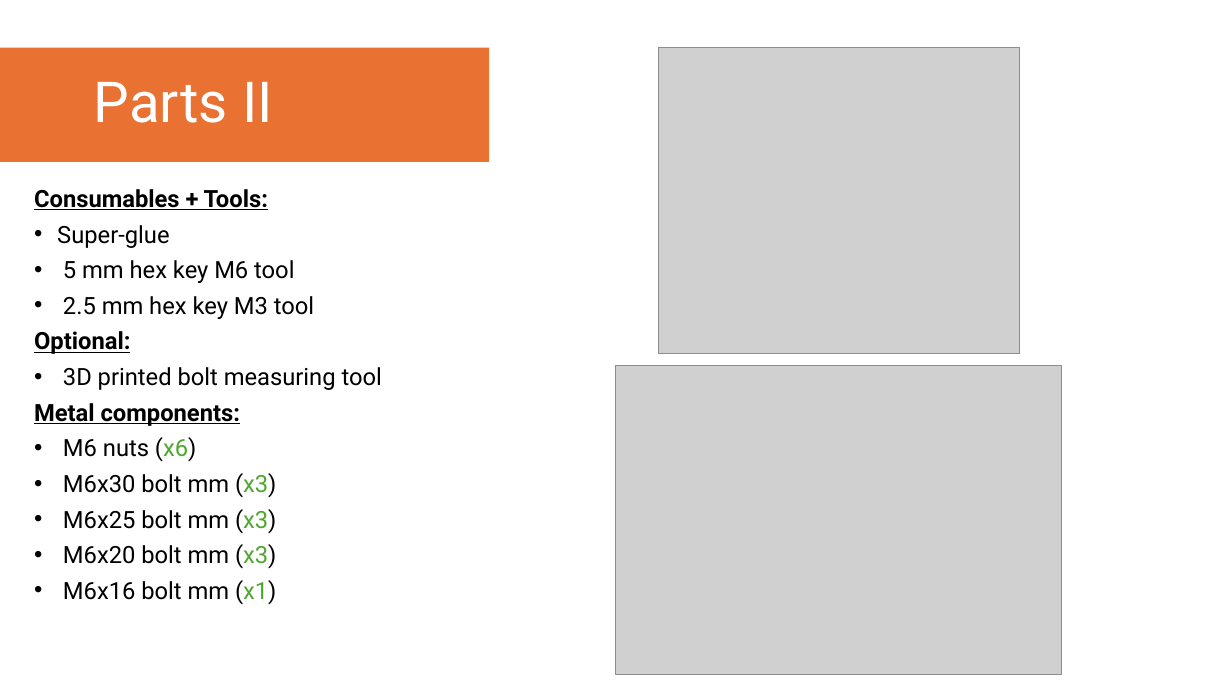
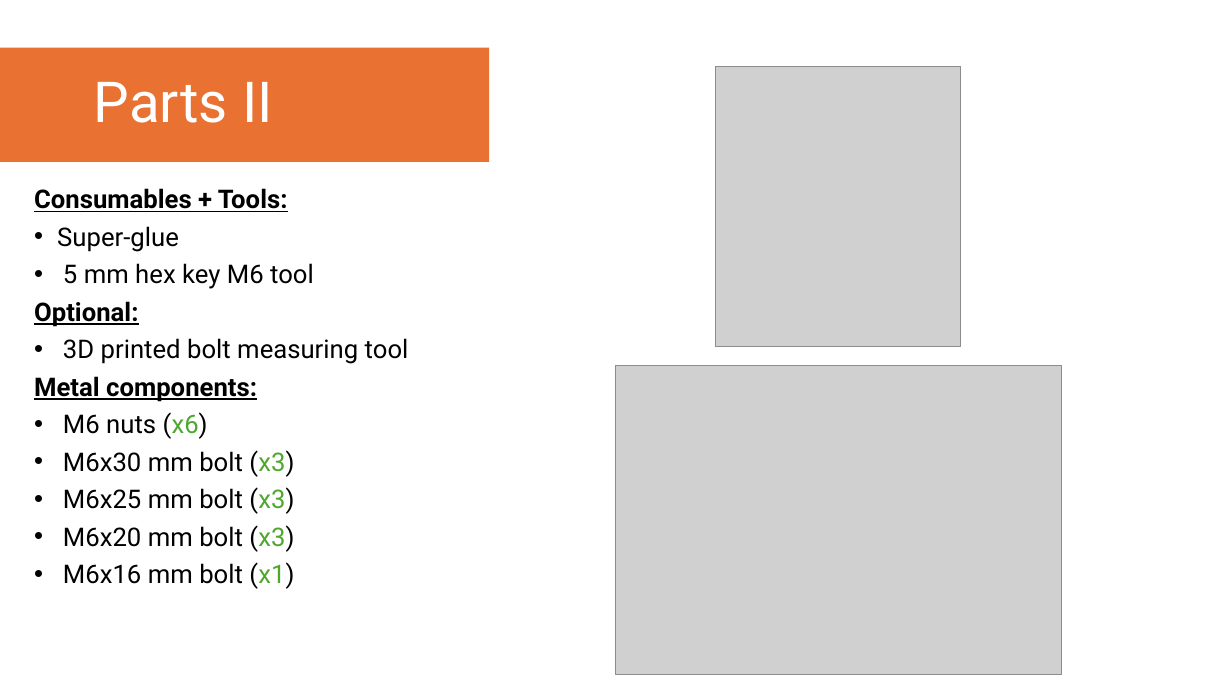
Before and after one commit to YoItsLewis/Open-Fourier-Ptychographic-Microscopy, a slide deck: slide 4 of Assembly Instructions/OpenFPM - Illuminator Assembly Instructions.pptx. Drawn at 1232x693 pixels with LibreOffice and Linux fonts; fonts in the diff are those of the drawing; grey boxes stand for pictures. Boxes give left, top, right and bottom in pixels: in the first picture for what was removed or moved away, otherwise in the second. Text is boxed around its words. In the diff, an @@ line names an element or a change of style, - is before the commit and + after.

Commit message:
Updated 3D Printed Files and Assembly Instructions
I have updated some of the 3D printed files and added microscope and electronic assembly instructions, and updated the illuminator assembly instructions.

```diff
--- a/Assembly Instructions/OpenFPM - Illuminator Assembly Instructions.pptx
+++ b/Assembly Instructions/OpenFPM - Illuminator Assembly Instructions.pptx
@@ picture: place and size @@
-picture at <box>658,48,1019,354</box>
+picture at <box>715,67,960,347</box>
@@ text at <box>34,188,409,439</box>: size 18.5 to 20 pt in "Consumables + Tools:", "Super-glue", "5 mm hex key M6 tool", "Optional:" and 3 more places @@
@@ text at <box>63,296,314,319</box>: paragraph removed @@
-• 2.5 mm hex key M3 tool
@@ text at <box>63,450,294,589</box>: text changed; size 18.5 to 20 pt @@
-• M6x30 bolt mm (x3)
-• M6x25 bolt mm (x3)
-• M6x20 bolt mm (x3)
-• M6x16 bolt mm (x1)
+• M6x30 mm bolt (x3)
+• M6x25 mm bolt (x3)
+• M6x20 mm bolt (x3)
+• M6x16 mm bolt (x1)
```
Also in this commit, not shown: 20 other slides changed, 3 slides removed, 31 other files.
